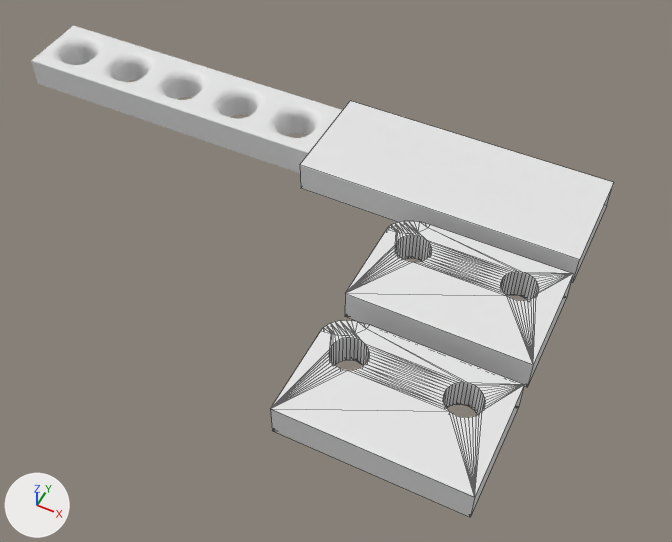
The Blender file 3dprinter/stiftehalter_farber_castell2.blend: old version first, new version second.
Before and after are seen from a camera (50 mm lens) standing at (46.7, -104.5, 102.7) and looking at (6.3, -23.6, 1.5). The axes (+X, +Y, +Z) are drawn at lower left. The lights are the same throughout. Mesh edges are drawn as thin lines on the coarser meshes.
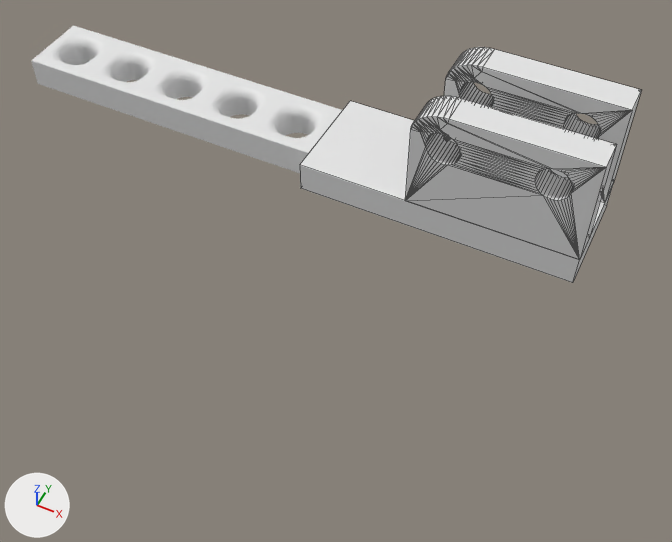
Boxes (x1, y1, x2, y2) around the edits, measured in the pictures (672 x 542 px):
```json
{"object": "Plane", "change": "moved, turned, modifiers changed", "before": [270, 221, 573, 517], "after": [405, 47, 641, 260]}
```

The change, as JSON lines over the scene's bpy script:
```json
{"block": "me_plane", "where": "me_plane.from_pydata(...)  # 184 vertices, 274 faces; spans x -10.0..0.8, y -1.43..8.57, z -5.0..0.0"}
{"block": "me_plane", "where": "# used by ob_plane; location = (12.6, -14.5, 5.0); rotation_euler = (0.0, 0.0, 3.142), in degrees (0, 0, 180); scale = (2.5, 1.75, 1.0)"}
{"block": "me_plane", "change": "me_plane part 1: the whole mesh is moved by (-5.05, -11.43, -4.0)"}
{"op": "set", "path": "ob_plane.location", "old": "(12.6, -14.5, 5.0)", "new": "(0.0, 0.0, 0.0)"}
{"op": "set", "path": "ob_plane.rotation_euler", "old": "(0.0, 0.0, 3.142)", "new": "(-1.571, 0.0, 3.142)", "note": "degrees (0, 0, 180) -> degrees (-90, 0, 180)"}
{"op": "remove", "block": "ob_plane", "code": "_m = ob_plane.modifiers.new('Array', 'ARRAY')"}
{"op": "remove", "block": "ob_plane", "code": "_m.relative_offset_displace = (0.0, 1.2, 0.0)"}
{"op": "add", "block": "ob_plane", "code": "_m = ob_plane.modifiers.new('Mirror', 'MIRROR')"}
{"op": "add", "block": "ob_plane", "code": "_m.use_axis = (False, False, True)"}
```
